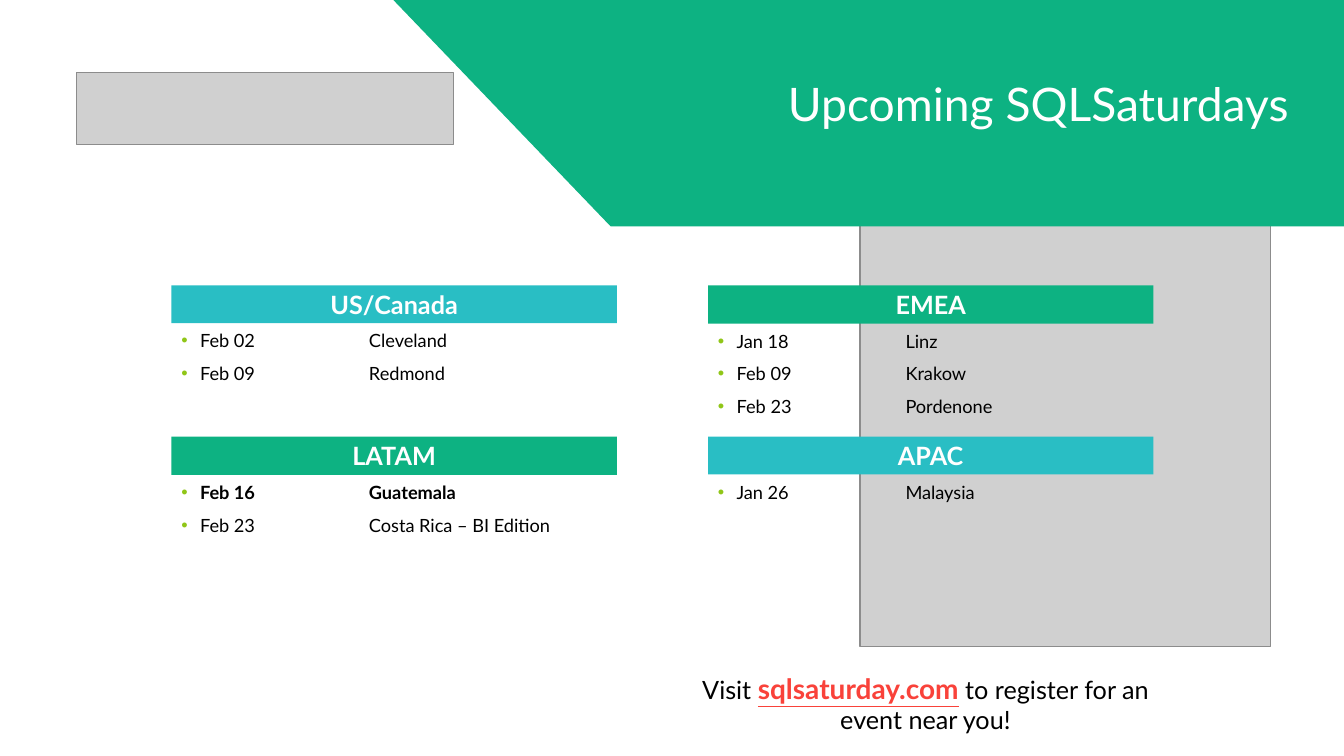
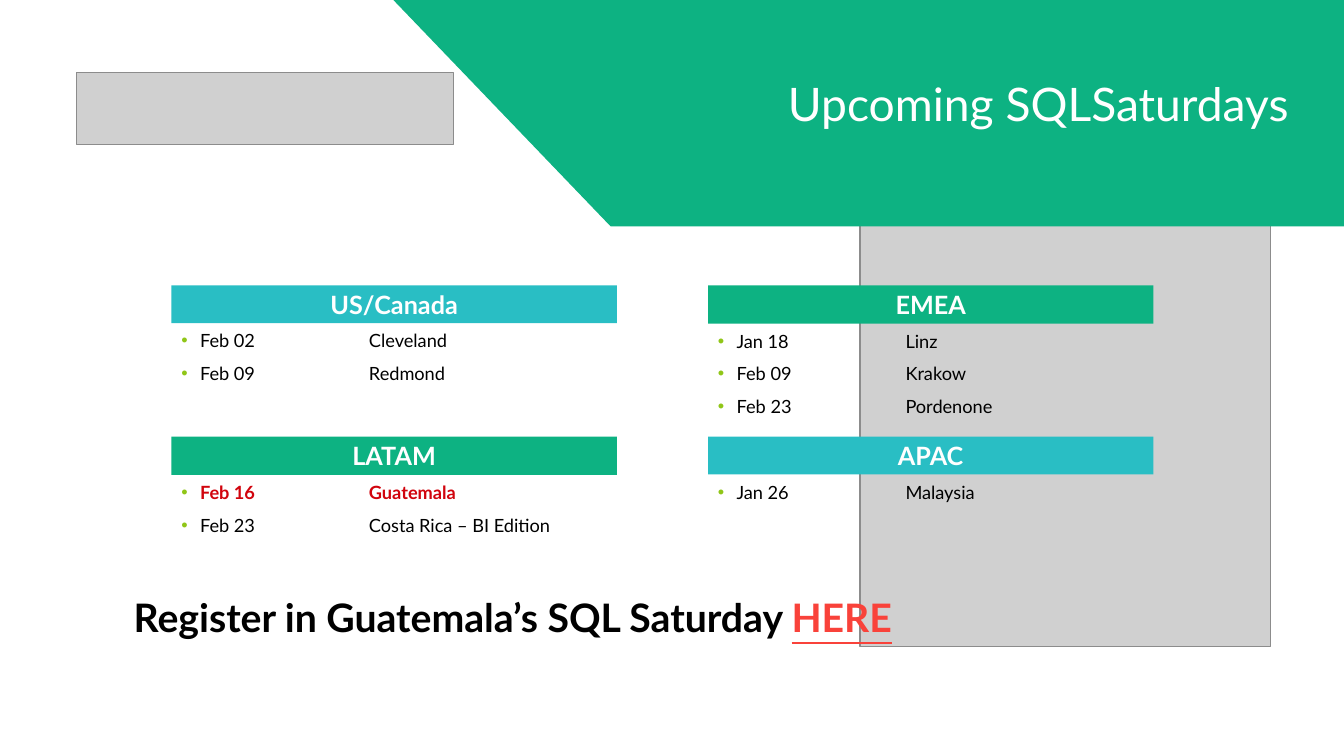
Before and after one commit to GTSSUG/Sessions, a slide deck: slide 5 of 20190123/PASS-GTSSUG-20190123.pptx. Drawn at 1344x756 pixels with LibreOffice and Linux fonts; fonts in the diff are those of the drawing; grey boxes stand for pictures; background and template pictures are left out. Boxes give left, top, right and bottom in pixels: in the first picture for what was removed or moved away, otherwise in the second. Text is boxed around its words. In the diff, an @@ line names an element or a change of style, - is before the commit and + after.

```diff
--- a/20190123/PASS-GTSSUG-20190123.pptx
+++ b/20190123/PASS-GTSSUG-20190123.pptx
@@ text at [200, 485, 456, 499]: text colour #000000 to #D1040D in "Feb 16 Guatemala" @@
@@ text added at [134, 598, 892, 640], 28 pt, text #000000, bold @@
+Register in Guatemala’s SQL Saturday HERE
@@ text removed at [702, 678, 1149, 734] @@
-Visit sqlsaturday.com to register for an event near you!
```
Also in this commit, not shown: 7 other slides changed, 2 slides added, 2 slides removed.
